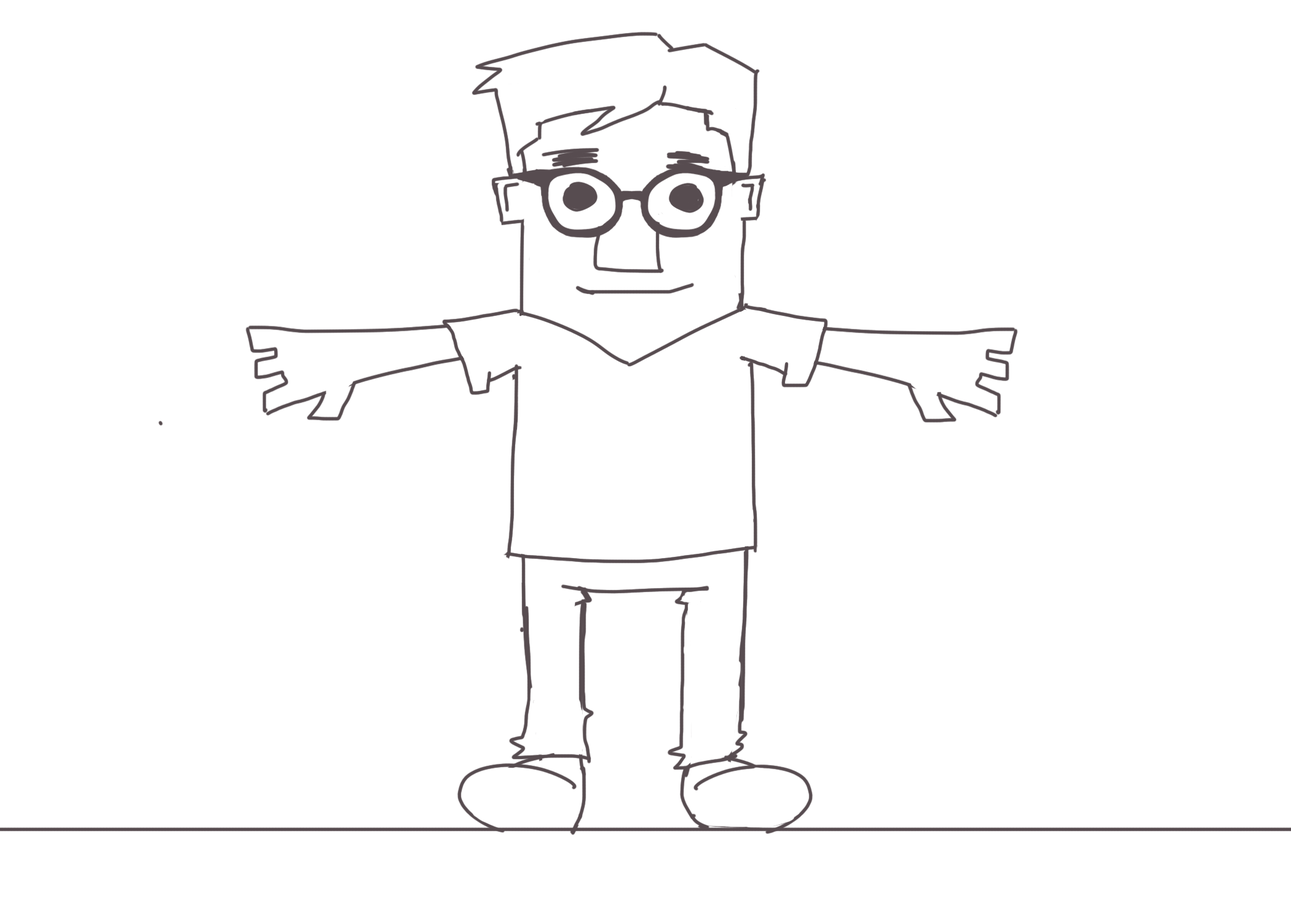
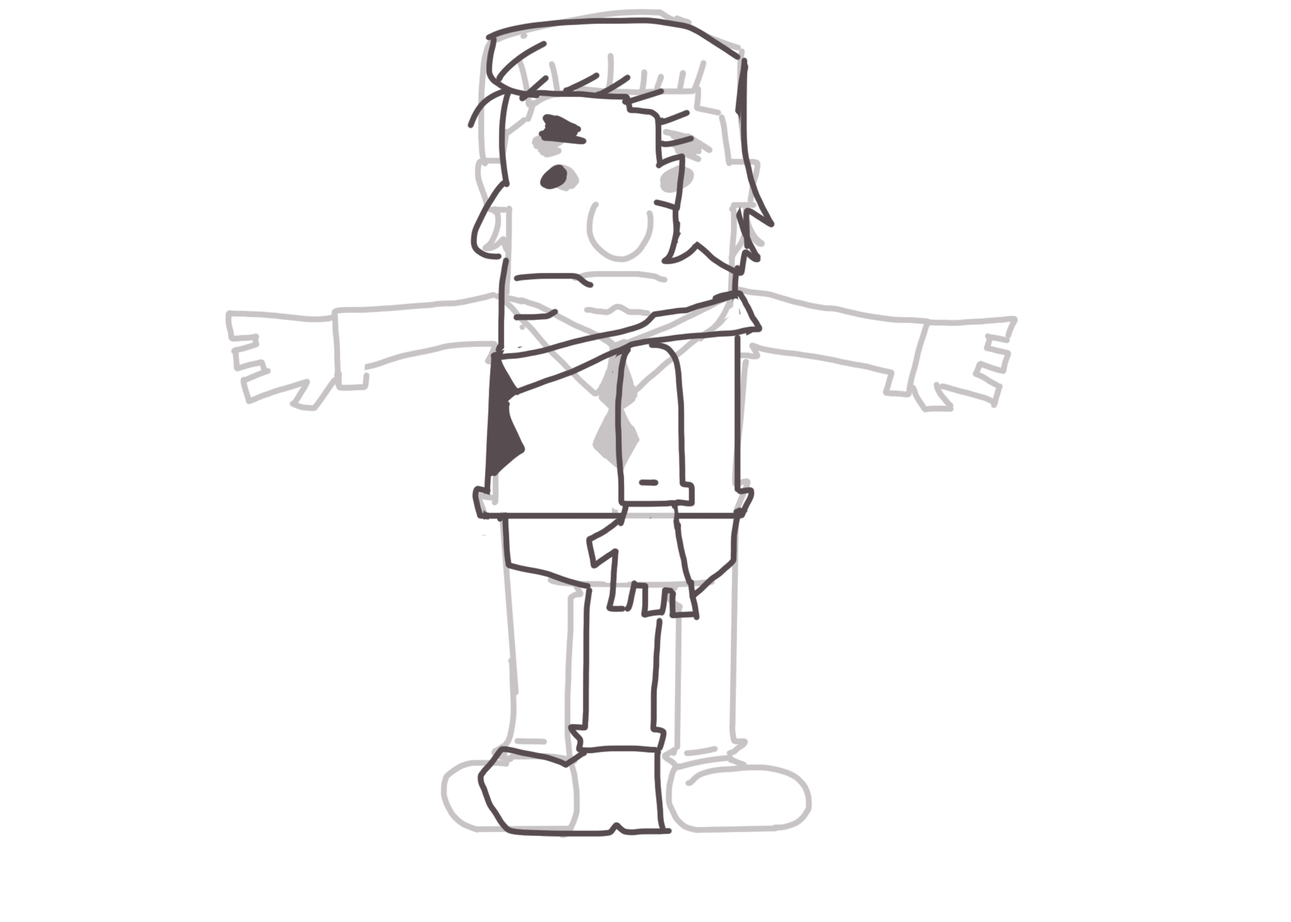
The second 1291 x 922 image is a revision of the first. Changes to its layers:
added group "Hey REPORTER" with 2 layers above "mom" over [225, 8, 1020, 839]
added layer "Capa 18" in group "Hey REPORTER" over [466, 16, 776, 838]
added layer "Capa 17" in group "Hey REPORTER" over [225, 8, 1020, 839]
moved "Capa 4" into group "front_principal" over [441, 166, 829, 771]
moved "Capa 6" into group "front_principal" over [158, 31, 1019, 836]
moved "Capa 2" into group "front_principal" over [0, 827, 1291, 833]
